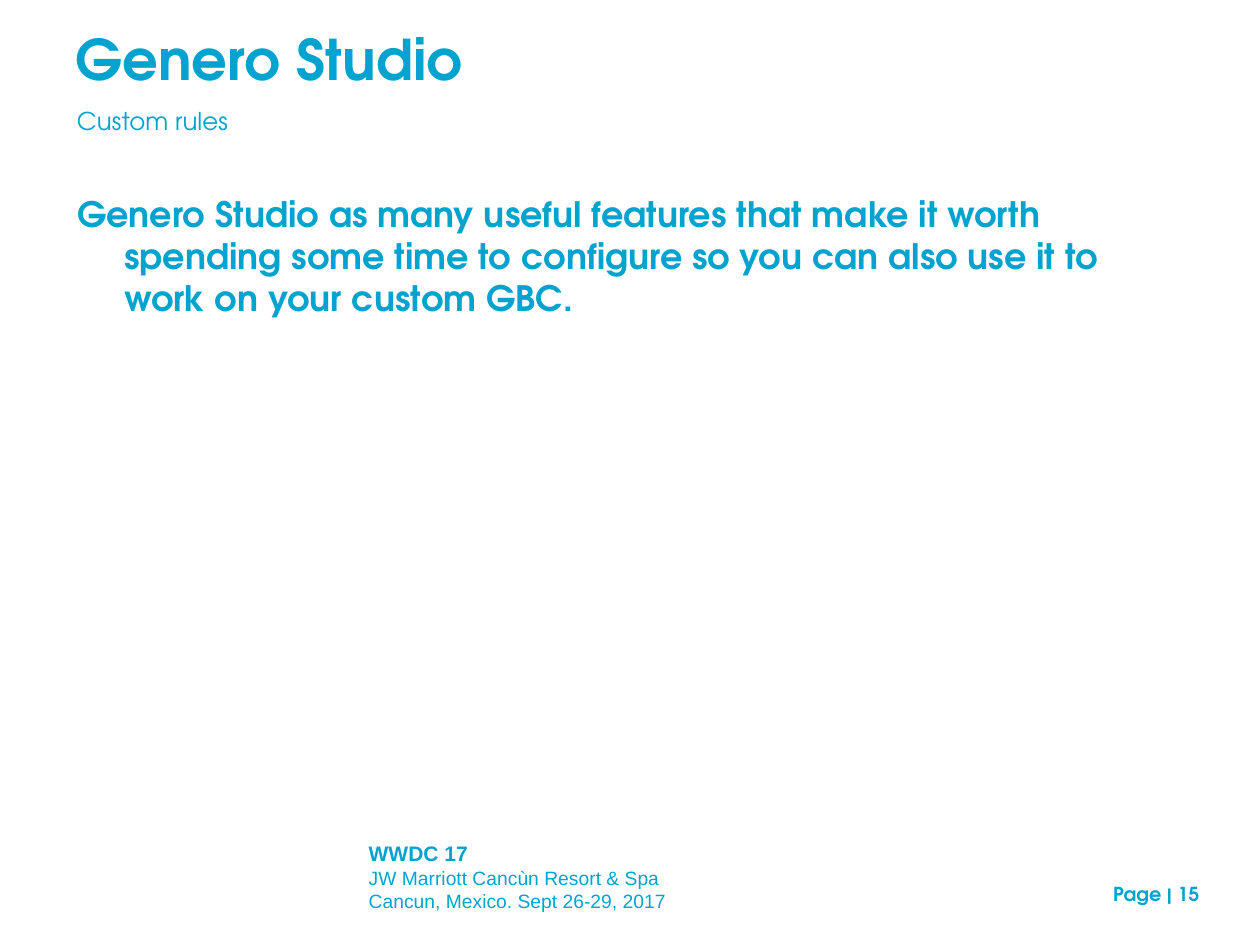
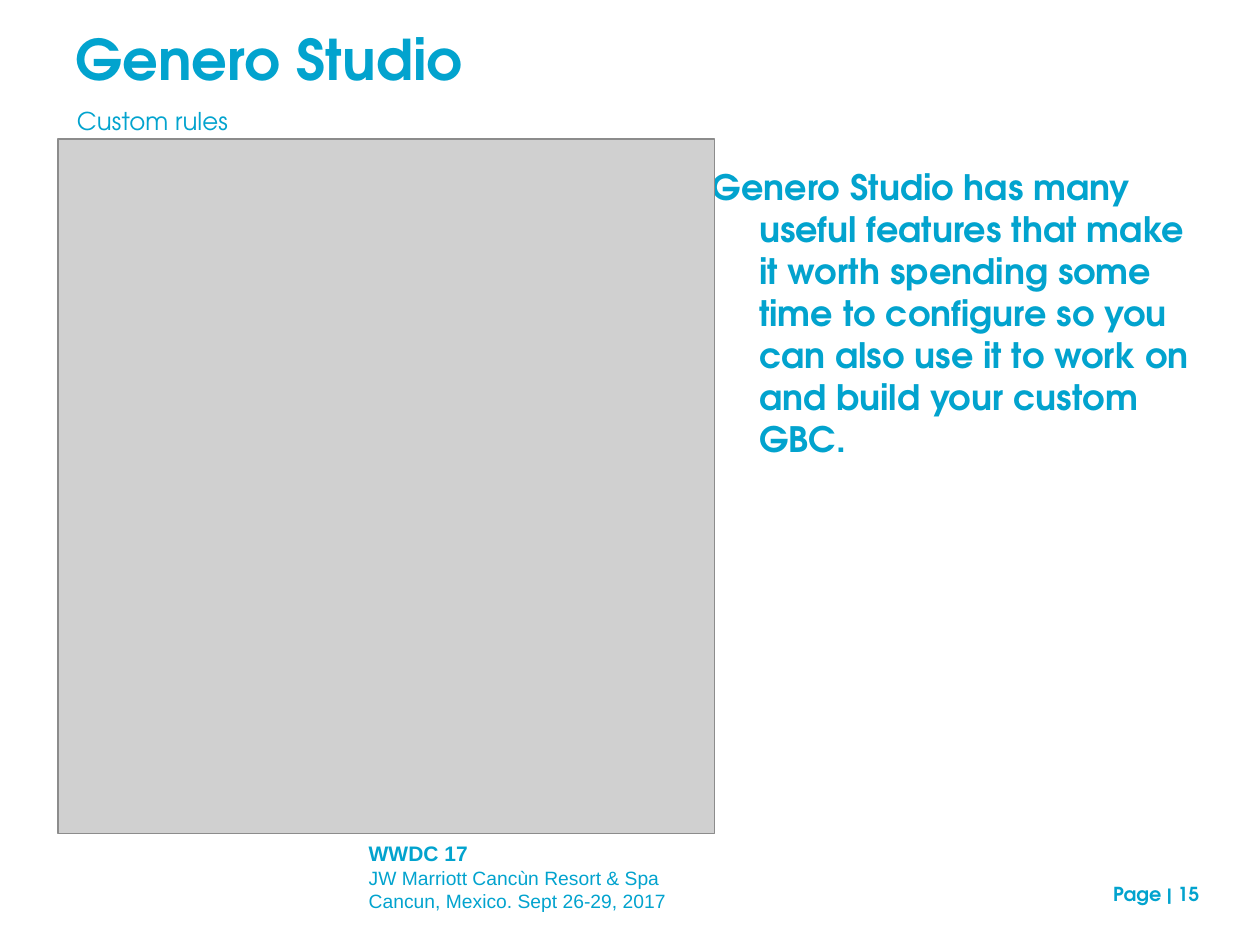
Before and after one commit to neilm-fourjs/njms_demos310, a slide deck: slide 15 of gbc/presentation/GBC_customization_draft.ppt. Drawn at 1260x945 pixels with LibreOffice and Linux fonts; fonts in the diff are those of the drawing; grey boxes stand for pictures; background and template pictures are left out. Boxes give left, top, right and bottom in pixels: in the first picture for what was removed or moved away, otherwise in the second. Text is boxed around its words. In the diff, an @@ line names an element or a change of style, - is before the commit and + after.

```diff
--- a/gbc/presentation/GBC_customization_draft.ppt
+++ b/gbc/presentation/GBC_customization_draft.ppt
@@ picture added at [58, 139, 714, 833] @@
@@ text at [712, 162, 1188, 453]: text changed @@
-Genero Studio as many useful features that make it worth spending some time to configure so you can also use it to work on your custom GBC.
+Genero Studio has many useful features that make it worth spending some time to configure so you can also use it to work on and build your custom GBC.
```
Also in this commit, not shown: 8 other slides changed, 1 slide added, 2 other files.
